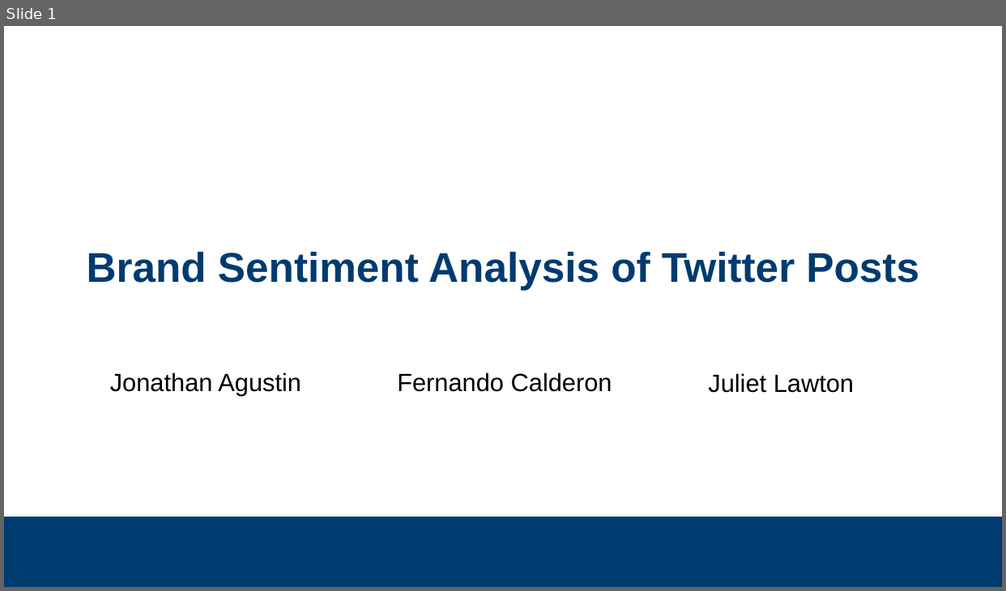
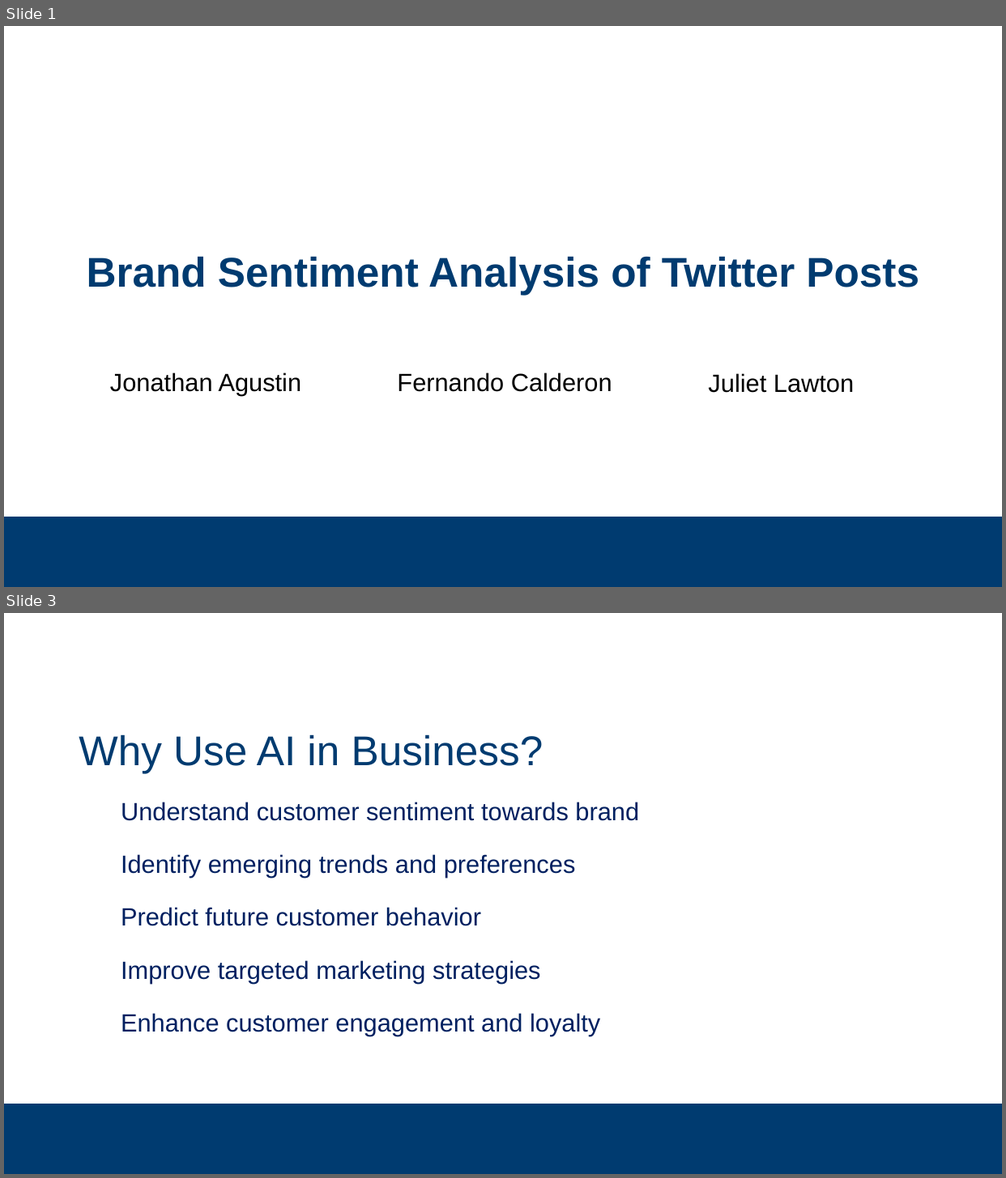
Before and after one commit to subsystem3/project, a slide deck: Final-Project-Team-2.pptx. Shown one above the other, each under a label of ours: slide 1 before the commit, slides 1 and 3 after it; the slides between them are not shown. The pictures are 1006x591 and 1006x1178 pixels, drawn with LibreOffice and Linux fonts; fonts in the diff are those of the drawing; background and template pictures are left out. Boxes give left, top, right and bottom in pixels: in the first picture for what was removed or moved away, otherwise in the second. Text is boxed around its words. In the diff, an @@ line names an element or a change of style, - is before the commit and + after.

```diff
--- a/Final-Project-Team-2.pptx
+++ b/Final-Project-Team-2.pptx
@@ slide 3 added at [4,613,1002,1174], background #FFFFFF; not listed: 1 template element that a slide beside it also shows @@
@@ title added at [79,735,543,773], 40 pt, text #003B70 @@
+Why Use AI in Business?
@@ text added at [121,802,639,1037], 24 pt, text #002060 @@
+  Understand customer sentiment towards brand
+  Identify emerging trends and preferences
+  Predict future customer behavior
+  Improve targeted marketing strategies
+  Enhance customer engagement and loyalty
@@ slide 1 changed as well @@
@@ title "Brand Sentiment Analysis of Twitter ..." at [87,256,919,295]: line spacing 42pt to 1.05 @@
```
Also in this commit, not shown: 14 other slides changed, 11 other slides added, 6 slides removed.
